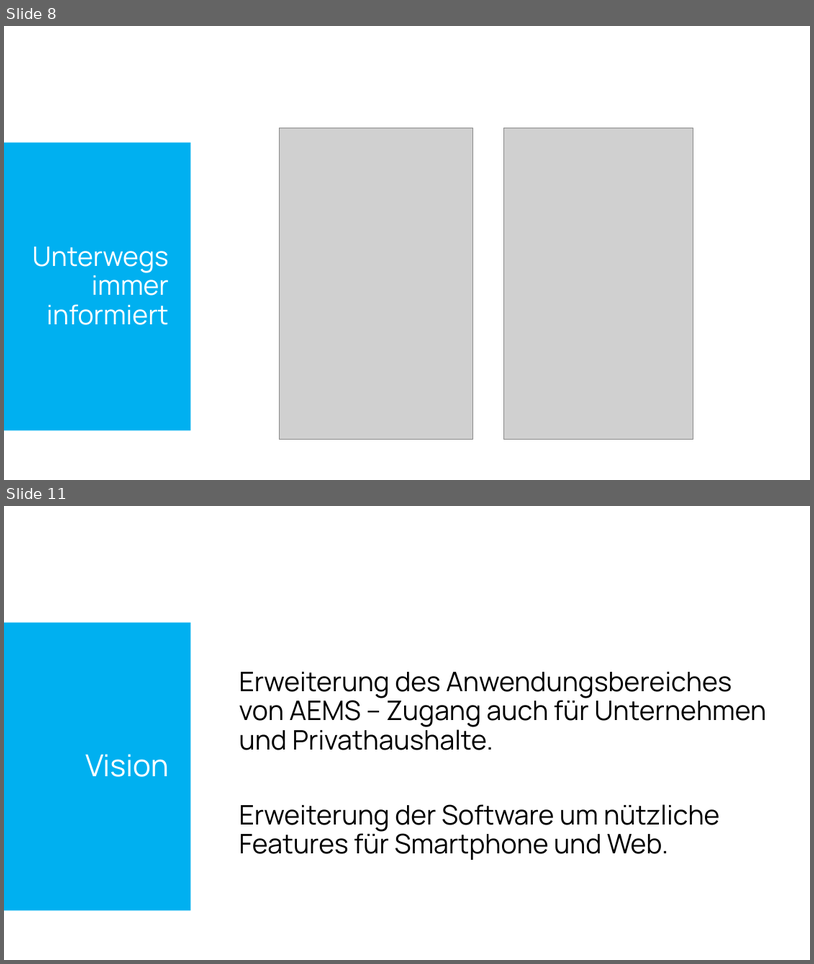
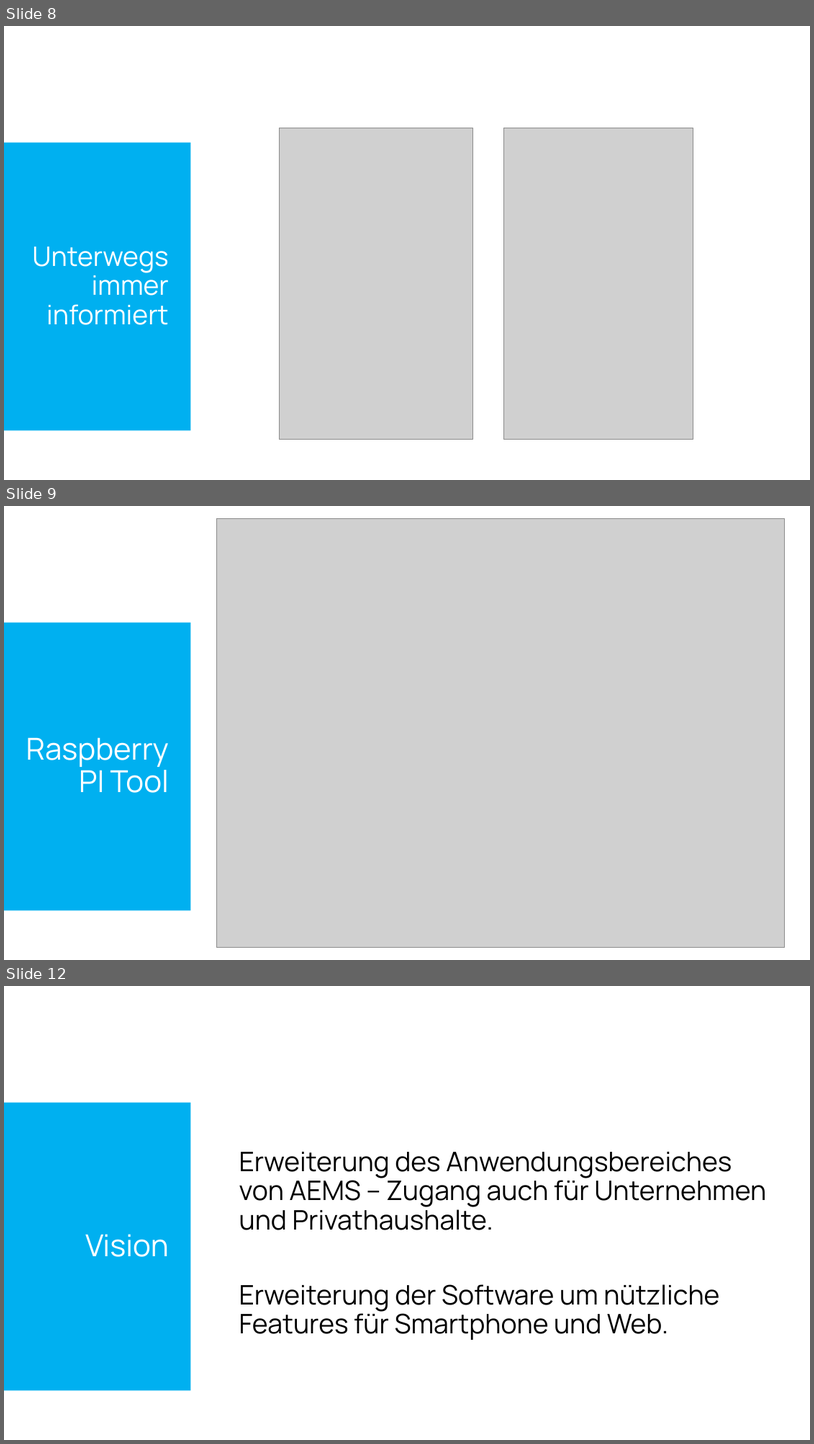
Before and after one commit to SebastianMandl/AEMS, a slide deck: Planung/Praesentationen/Praesentation_Firmentag.pptx. Shown one above the other, each under a label of ours: slides 8 and 11 before the commit, slides 8, 9 and 12 after it; the slides between them are not shown. The pictures are 814x964 and 814x1444 pixels, drawn with LibreOffice and Linux fonts; fonts in the diff are those of the drawing; grey boxes stand for pictures; background and template pictures are left out. Boxes give left, top, right and bottom in pixels: in the first picture for what was removed or moved away, otherwise in the second. Text is boxed around its words. In the diff, an @@ line names an element or a change of style, - is before the commit and + after.

```diff
--- a/Planung/Praesentationen/Praesentation_Firmentag.pptx
+++ b/Planung/Praesentationen/Praesentation_Firmentag.pptx
@@ slide 9 added at (4,506,810,960), background #FFFFFF; not listed: 1 template element that a slide beside it also shows @@
@@ picture added at (216,519,785,947) @@
@@ title added at (26,737,169,793), 36 pt, text #FFFFFF @@
+Raspberry PI Tool
@@ what was slide 11 is now slide 12 @@
```
Also in this commit, not shown: 3 slides changed, 4 other files.
